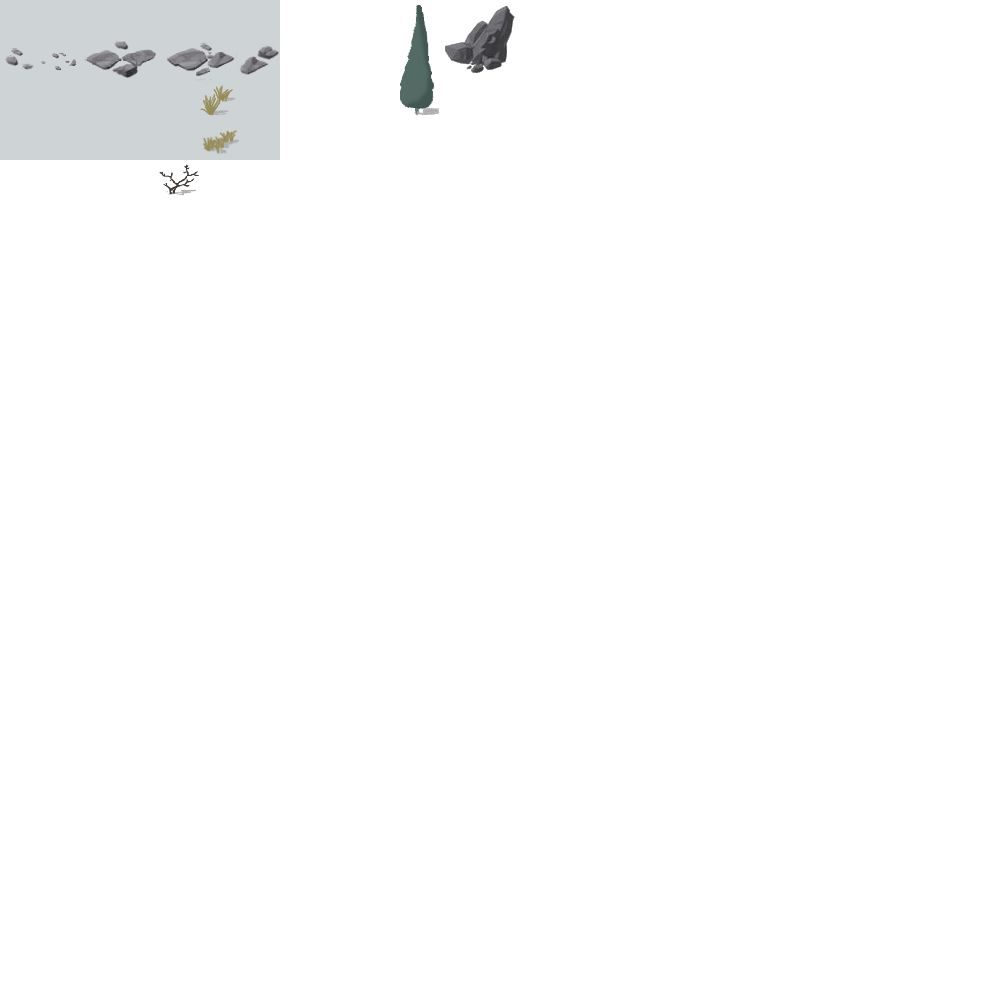
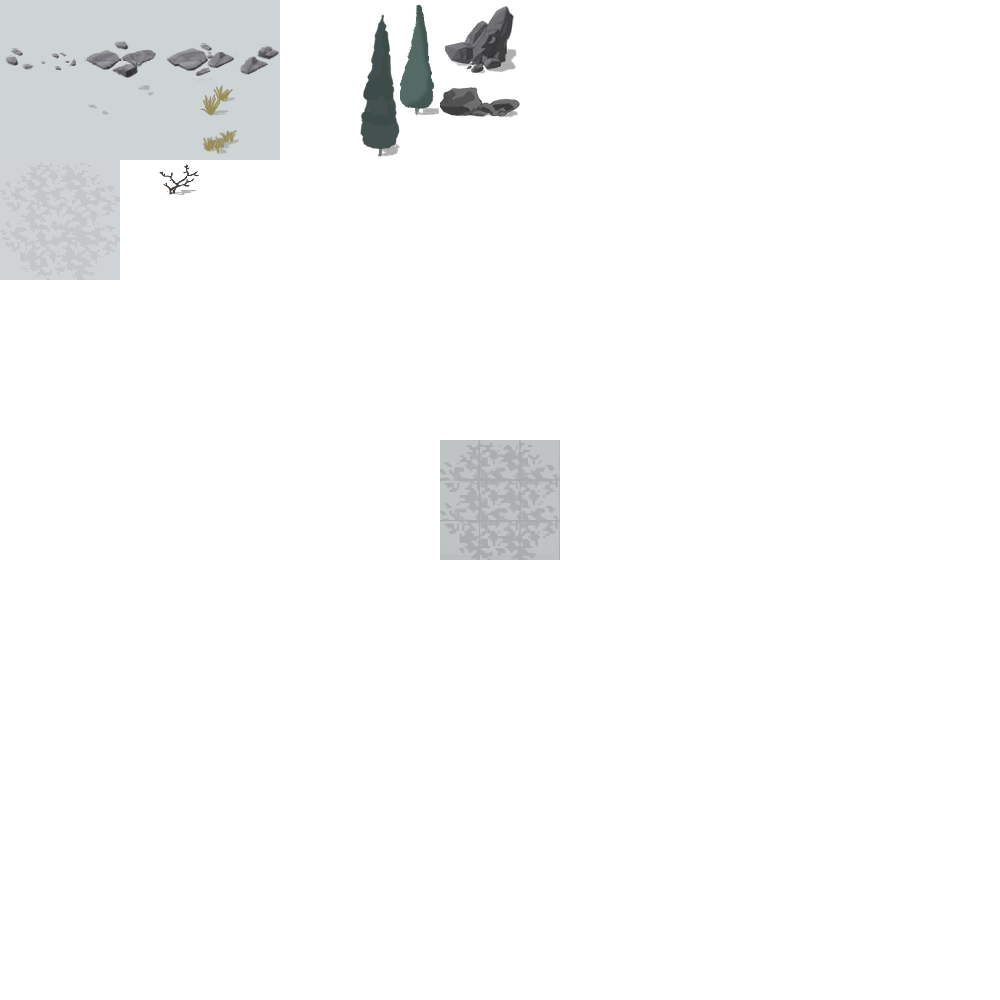
Layered file, before and after one edit (w=1000, h=1000). Changes by layer:
painted on "Rocas" (1st of 2) over [486, 6, 515, 72]
added layer "Layer 8" above "Layer 9" over [87, 50, 520, 117]
added layer "Layer 9" above "Layer 7" over [451, 48, 519, 118]
added layer "Layer 7" above "Layer 6" over [360, 14, 400, 157]
added layer "Layer 6" above "Layer 5" over [0, 160, 120, 280]
added layer "Layer 3" above "Layer 2" over [440, 440, 560, 560]
